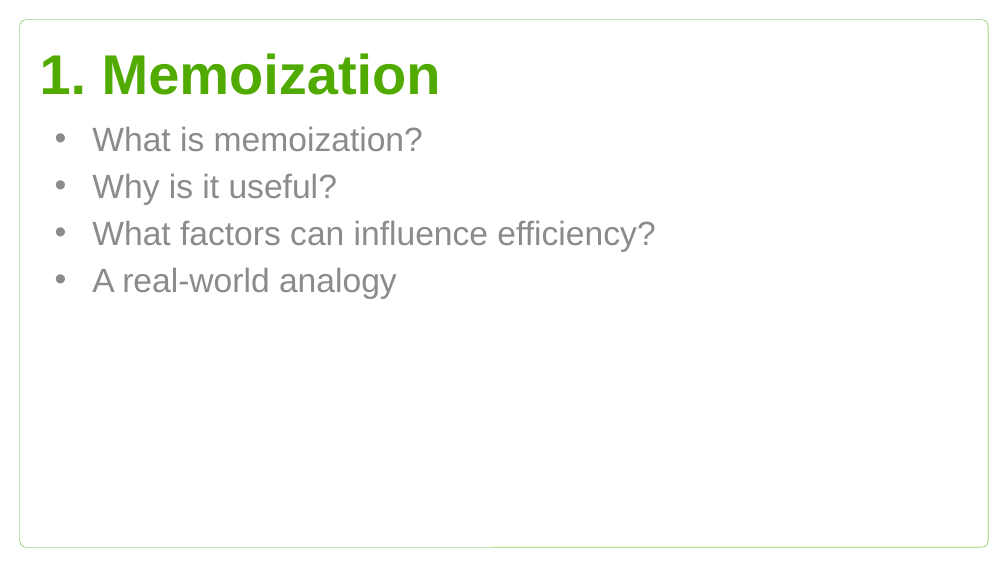
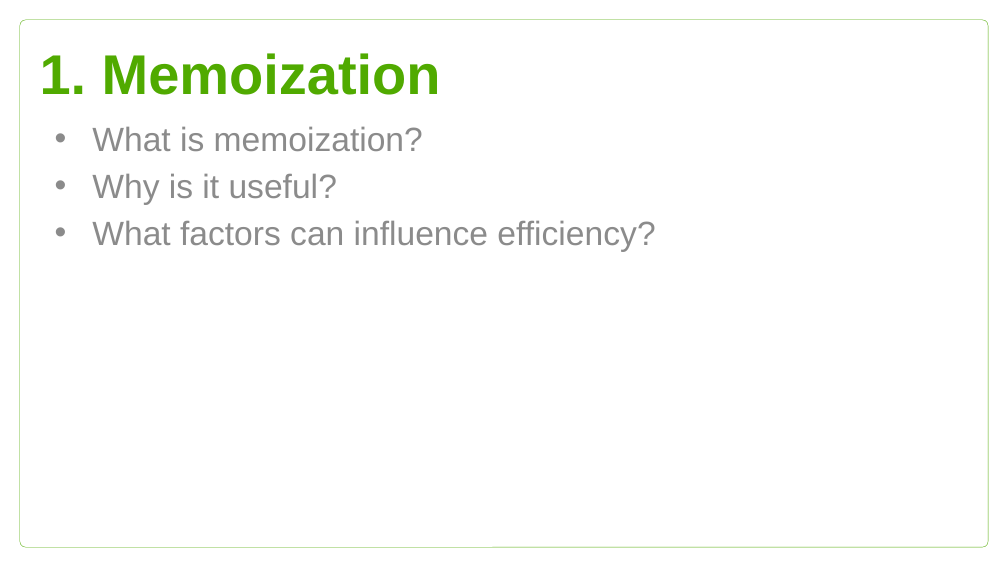
Before and after one commit to Btibor02/GroupWork, a slide deck: slide 3 of Groupwork ppt.pptx. Drawn at 1008x567 pixels with LibreOffice and Linux fonts; fonts in the diff are those of the drawing; background and template pictures are left out. Boxes give left, top, right and bottom in pixels: in the first picture for what was removed or moved away, otherwise in the second. Text is boxed around its words. In the diff, an @@ line names an element or a change of style, - is before the commit and + after.

```diff
--- a/Groupwork ppt.pptx
+++ b/Groupwork ppt.pptx
@@ subtitle at [92,267,397,299]: paragraph removed @@
-• A real-world analogy
```
Also in this commit, not shown: 1 other slide changed.
